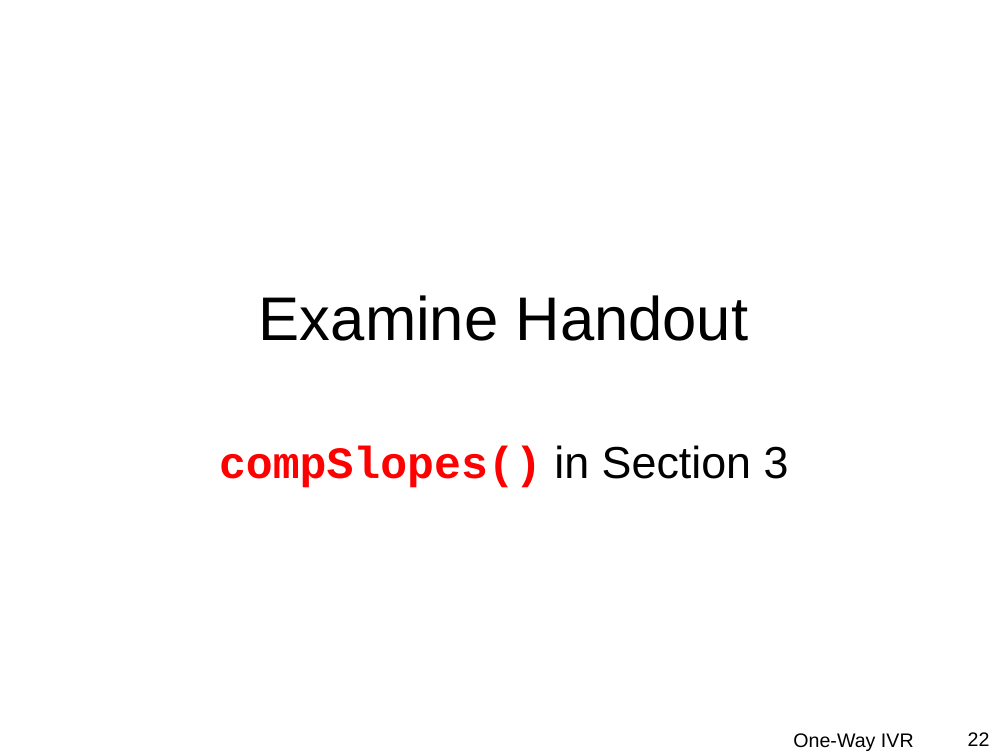
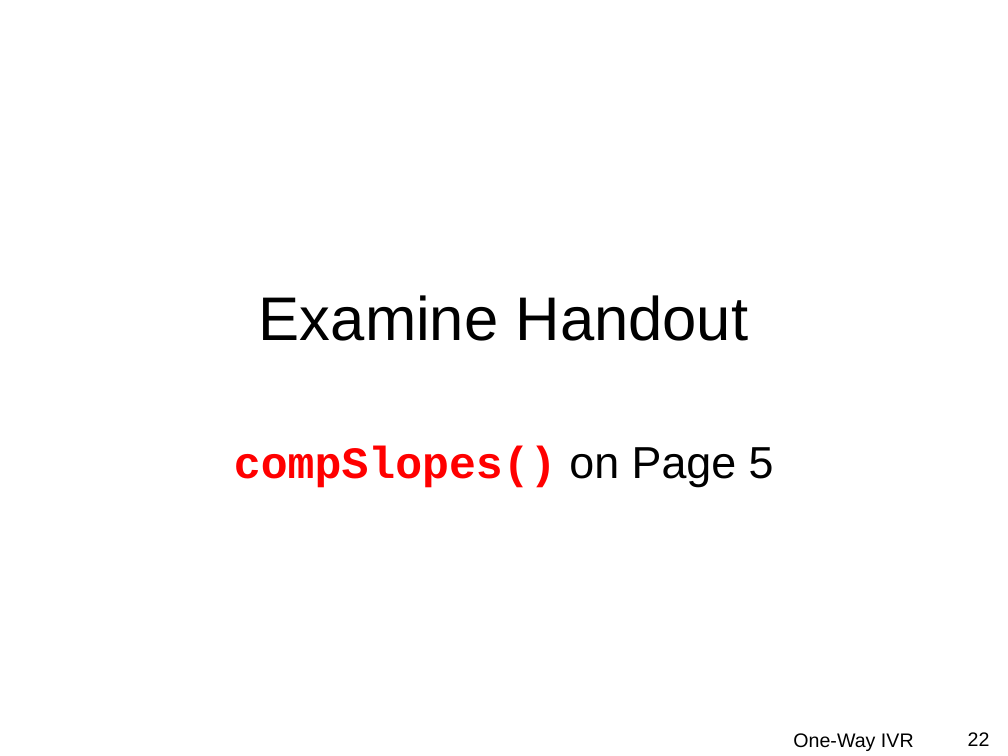
Before and after one commit to droglenc/NCMTH207, a slide deck: slide 22 of modules/IVRegression/PPT.pptx. Drawn at 1008x756 pixels with LibreOffice and Linux fonts; fonts in the diff are those of the drawing; background and template pictures are left out. Boxes give left, top, right and bottom in pixels: in the first picture for what was removed or moved away, otherwise in the second. Text is boxed around its words. In the diff, an @@ line names an element or a change of style, - is before the commit and + after.

```diff
--- a/modules/IVRegression/PPT.pptx
+++ b/modules/IVRegression/PPT.pptx
@@ subtitle at [234, 446, 774, 488]: text changed @@
-compSlopes() in Section 3
+compSlopes() on Page 5
```
Also in this commit, not shown: 11 other slides changed, 24 other files.
